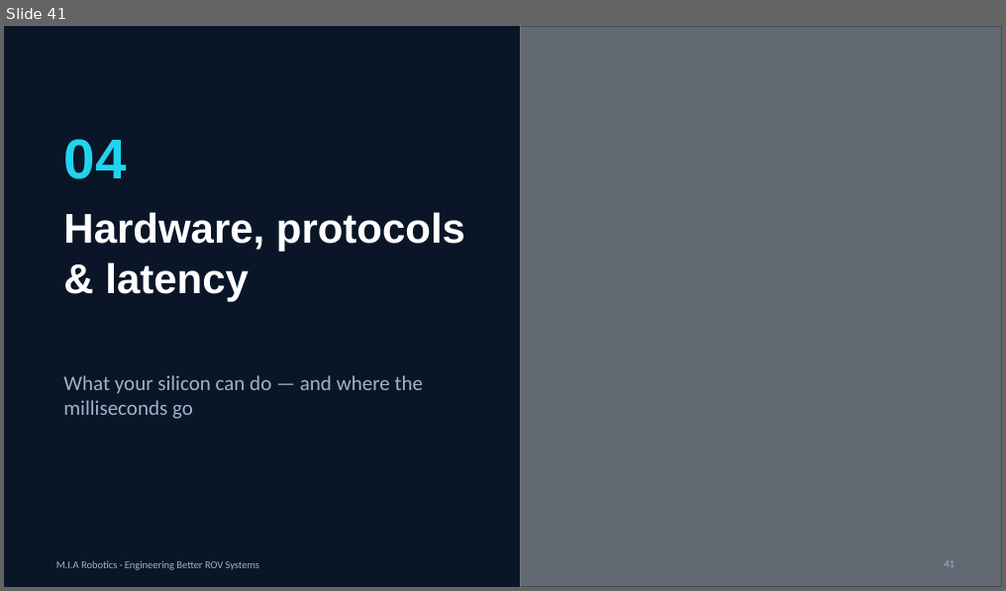
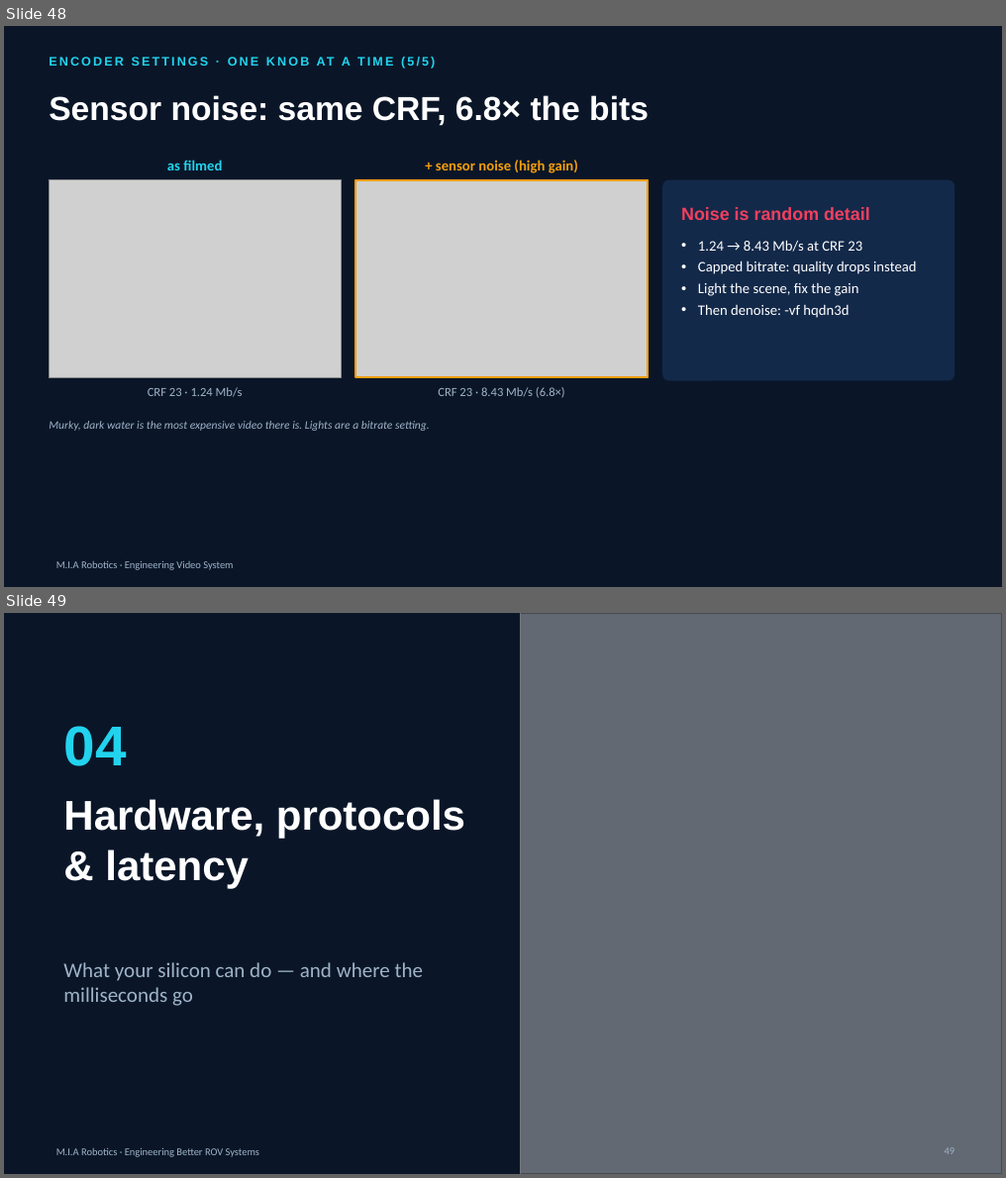
Before and after one commit to YoussefAbbas2001/video-streaming, a slide deck: presentation/MIA_Video_Streaming.pptx. Shown one above the other, each under a label of ours: slide 41 before the commit, slides 48 and 49 after it. The pictures are 1006x591 and 1006x1178 pixels, drawn with LibreOffice and Linux fonts; fonts in the diff are those of the drawing; grey boxes stand for pictures; background and template pictures are left out. Boxes give left, top, right and bottom in pixels: in the first picture for what was removed or moved away, otherwise in the second. Text is boxed around its words. In the diff, an @@ line names an element or a change of style, - is before the commit and + after.

```diff
--- a/presentation/MIA_Video_Streaming.pptx
+++ b/presentation/MIA_Video_Streaming.pptx
@@ slide 48 added at bbox=[4, 26, 1002, 587], background #0A1628 @@
@@ text added at bbox=[317, 57, 429, 66], 12 pt, text #22D3EE, bold @@
+ENCODER SETTINGS · ONE KNOB AT A TIME (5/5)
@@ title added at bbox=[49, 95, 648, 126], 32 pt, text #FFFFFF, bold @@
+Sensor noise: same CRF, 6.8× the bits
@@ text added at bbox=[167, 160, 222, 171], 14 pt, text #22D3EE, bold @@
+as filmed
@@ text added at bbox=[436, 160, 578, 174], 14 pt, text #F59E0B, bold @@
++ sensor noise (high gain)
@@ picture added at bbox=[49, 180, 341, 377] @@
@@ picture added at bbox=[355, 180, 648, 377] @@
@@ rectangle added at bbox=[355, 180, 648, 377], outline #F59E0B 2 pt @@
@@ rounded rectangle added at bbox=[662, 180, 954, 380], fill #13294A @@
@@ text added at bbox=[681, 207, 870, 220], 17 pt, text #F43F5E, bold @@
+Noise is random detail
@@ text added at bbox=[698, 240, 917, 318], 14 pt, text #FFFFFF @@
+• 1.24 → 8.43 Mb/s at CRF 23
+• Capped bitrate: quality drops instead
+• Light the scene, fix the gain
+• Then denoise: -vf hqdn3d
@@ text added at bbox=[148, 387, 243, 397], 12 pt, text #9FB3C8 @@
+CRF 23 · 1.24 Mb/s
@@ text added at bbox=[438, 387, 565, 398], 12 pt, text #9FB3C8 @@
+CRF 23 · 8.43 Mb/s (6.8×)
@@ text added at bbox=[49, 421, 430, 431], 11 pt, text #9FB3C8, italic @@
+Murky, dark water is the most expensive video there is. Lights are a bitrate setting.
@@ text added at bbox=[56, 562, 233, 570], 10 pt, text #9FB3C8 @@
+M.I.A Robotics · Engineering Video System
@@ what was slide 41 is now slide 49 @@
@@ page number at bbox=[944, 1148, 955, 1155]: text changed @@
-41
+49
```
Also in this commit, not shown: 7 other slides added, 16 other files.
